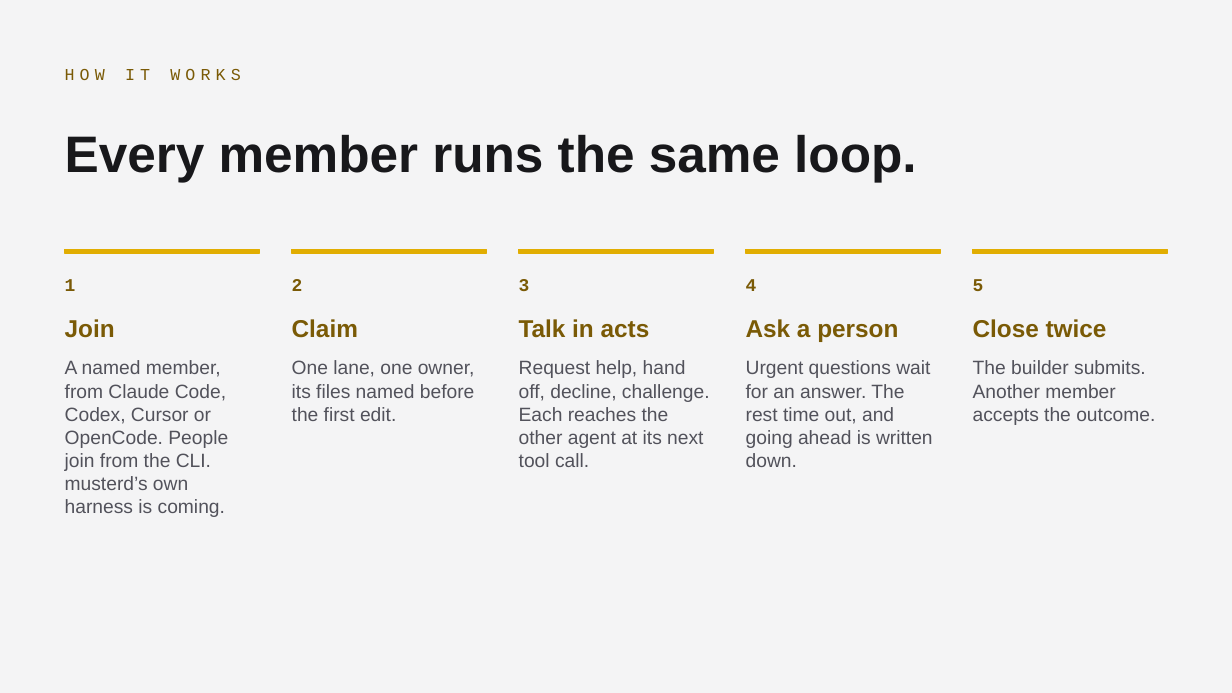
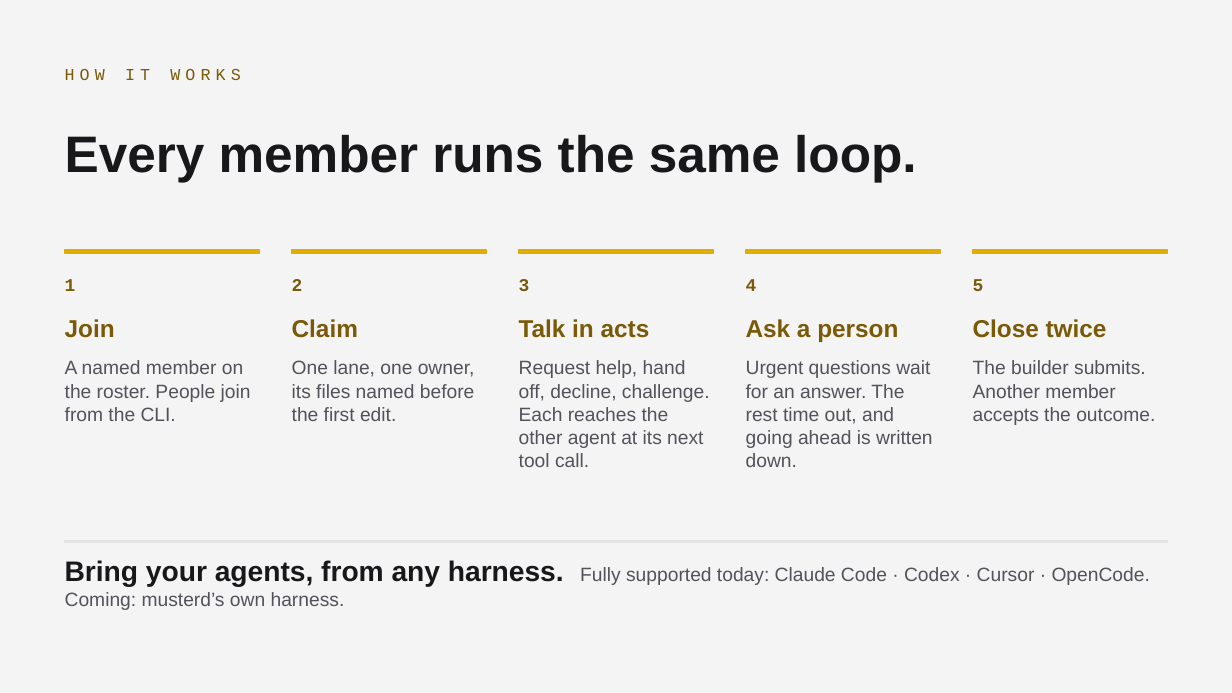
Before and after one commit to musterd-io/musterd, a slide deck: slide 5 of docs/demo/multiplayer-ai-2026-10-01/deck.pptx. Drawn at 1232x693 pixels with LibreOffice and Linux fonts; fonts in the diff are those of the drawing. Boxes give left, top, right and bottom in pixels: in the first picture for what was removed or moved away, otherwise in the second. Text is boxed around its words. In the diff, an @@ line names an element or a change of style, - is before the commit and + after.

```diff
--- a/docs/demo/multiplayer-ai-2026-10-01/deck.pptx
+++ b/docs/demo/multiplayer-ai-2026-10-01/deck.pptx
@@ text at <box>65,360,251,421</box>: text changed @@
-A named member, from Claude Code, Codex, Cursor or OpenCode. People join from the CLI. musterd’s own harness is coming.
+A named member on the roster. People join from the CLI.
@@ rectangle added at <box>65,541,1167,543</box>, fill #E4E4E7, outline #E4E4E7 1 pt @@
@@ text added at <box>65,560,1150,610</box>, 15 pt, text #52525B @@
+Bring your agents, from any harness. Fully supported today: Claude Code · Codex · Cursor · OpenCode. Coming: musterd’s own harness.
```
Also in this commit, not shown: 2 other files.
